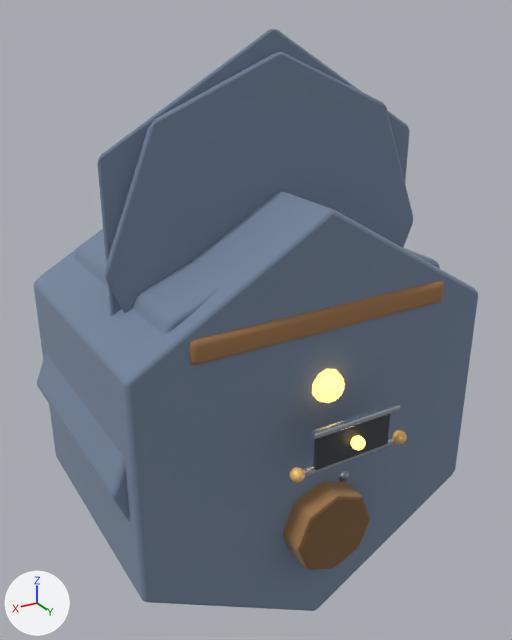
Before and after pictures for a commit that changed the Blender file assets-source/blender/buildings/crossbow_tower.blend.
One viewpoint serves both versions: a 50 mm lens placed at (2.31, 3.9, 3.2), pointed at (-0.02, 0.02, 1.25). The lights are fixed; the arrows at lower left show +X, +Y and +Z. The picture after the commit comes second.

Objects in the first picture: 'LOD1_PROXY_base', 'LOD1_PROXY_cap', 'LOD2_PROXY_base', 'LOD2_PROXY_cap', 'deck', 'identityLamp', 'plinth', 'plinthBolt.2', 'serviceBolt.L', 'serviceBolt.R', 'servicePanelInset', 'servicePanelLamp', 'servicePanelTrim', 'servicePlate'.
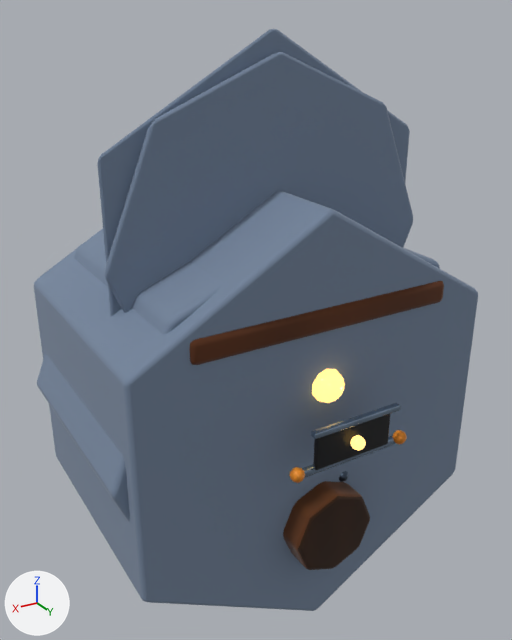
Boxes [x1, y1, x2, y2] around the edits, measured in the pictures (512 x 640 px):
'deck', surface changed (darker): [190, 281, 444, 365] in both
'plinth', surface changed (darker): [283, 481, 370, 570] in both
'servicePanelInset', surface changed: [313, 414, 390, 470] in both
'servicePanelTrim', surface changed (darker): [311, 403, 401, 439] in both
'servicePlate', surface changed: [302, 436, 396, 478] in both
'serviceBolt.R', surface changed (darker): [289, 467, 305, 483] in both
'servicePanelLamp', surface changed: [350, 435, 366, 451] in both
'serviceBolt.L', surface changed (darker): [392, 430, 407, 444] in both
'plinthBolt.2', surface changed: [339, 471, 349, 482] in both

What changed in the scene script:
```text
Change mat_mat_crossbow_tower_stone:
    where n3 = _N.new('ShaderNodeMix'); n3.name = 'ArtTint Multiply'
    remove n3.inputs[6].default_value = (0.36, 0.2, 0.08, 1.0)  # 'A', brown #a27c50
    add n4 = _N.new('ShaderNodeTexImage'); n4.name = 'ArtSurfaceTexture'
    add n4.image = img_art_paint_mat_crossbow_tower_stone
    add _L.new(n4.outputs[0], n3.inputs[6])  # 'Color' to 'A'
Change mat_mat_crossbow_tower_stonedark:
    where n3 = _N.new('ShaderNodeMix'); n3.name = 'ArtTint Multiply'
    remove n3.inputs[6].default_value = (0.209, 0.116, 0.0464, 1.0)  # 'A', brown #7e603d
    add n4 = _N.new('ShaderNodeTexImage'); n4.name = 'ArtSurfaceTexture'
    add n4.image = img_art_paint_mat_crossbow_tower_stonedark
    add _L.new(n4.outputs[0], n3.inputs[6])  # 'Color' to 'A'
Change mat_mat_crossbow_tower_wood:
    where n3 = _N.new('ShaderNodeMix'); n3.name = 'ArtTint Multiply'
    remove n3.inputs[6].default_value = (0.36, 0.19, 0.08, 1.0)  # 'A', brown #a27950
    add n4 = _N.new('ShaderNodeTexImage'); n4.name = 'ArtSurfaceTexture'
    add n4.image = img_art_paint_mat_crossbow_tower_wood
    add _L.new(n4.outputs[0], n3.inputs[6])  # 'Color' to 'A'
Change mat_mat_crossbow_tower_metallight:
    where n3 = _N.new('ShaderNodeMix'); n3.name = 'ArtTint Multiply'
    remove n3.inputs[6].default_value = (0.55, 0.64, 0.74, 1.0)  # 'A', pale blue #c4d1df
    add n4 = _N.new('ShaderNodeTexImage'); n4.name = 'ArtSurfaceTexture'
    add n4.image = img_art_paint_mat_crossbow_tower_metallight
    add _L.new(n4.outputs[0], n3.inputs[6])  # 'Color' to 'A'
Change mat_mat_crossbow_tower_accent:
    where n3 = _N.new('ShaderNodeMix'); n3.name = 'ArtTint Multiply'
    remove n3.inputs[6].default_value = (0.94, 0.58, 0.18, 1.0)  # 'A', orange #f8c876
    add n4 = _N.new('ShaderNodeTexImage'); n4.name = 'ArtSurfaceTexture'
    add n4.image = img_art_paint_mat_crossbow_tower_accent
    add _L.new(n4.outputs[0], n3.inputs[6])  # 'Color' to 'A'
Change mat_mat_crossbow_tower_dark:
    where n3 = _N.new('ShaderNodeMix'); n3.name = 'ArtTint Multiply'
    remove n3.inputs[6].default_value = (0.05, 0.06, 0.08, 1.0)  # 'A', greyish blue #3f4550
    add n4 = _N.new('ShaderNodeTexImage'); n4.name = 'ArtSurfaceTexture'
    add n4.image = img_art_paint_mat_crossbow_tower_dark
    add _L.new(n4.outputs[0], n3.inputs[6])  # 'Color' to 'A'
Change mat_mat_crossbow_tower_glow:
    where n3 = _N.new('ShaderNodeMix'); n3.name = 'ArtTint Multiply'
    remove n3.inputs[6].default_value = (0.94, 0.58, 0.18, 1.0)  # 'A', orange #f8c876
    add n4 = _N.new('ShaderNodeTexImage'); n4.name = 'ArtSurfaceTexture'
    add n4.image = img_art_paint_mat_crossbow_tower_glow
    add _L.new(n4.outputs[0], n3.inputs[6])  # 'Color' to 'A'
```
